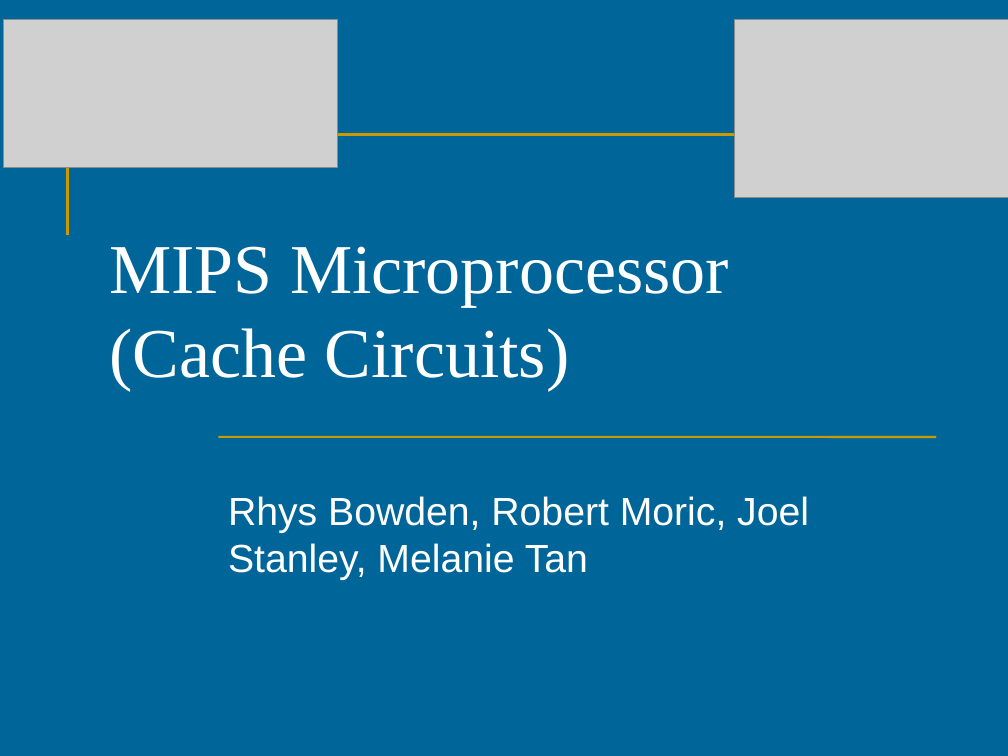
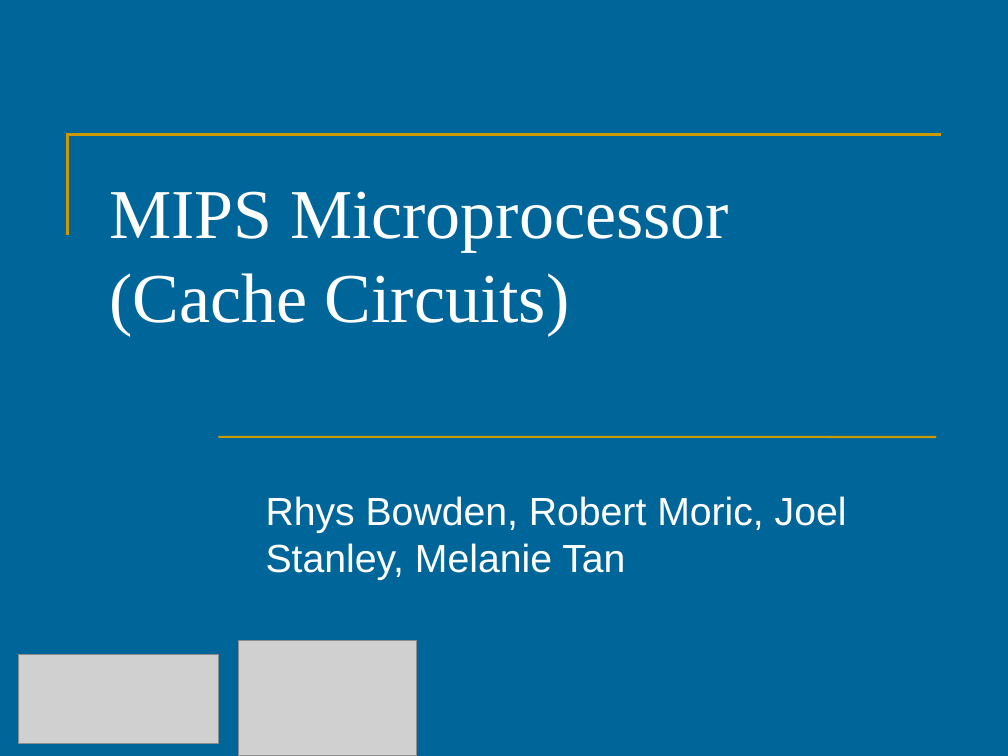
Before and after one commit to maikmerten/hmc-mips, a slide deck: slide 1 of uoa/doc/proposal-seminar.ppt. Drawn at 1008x756 pixels with LibreOffice and Linux fonts; fonts in the diff are those of the drawing; grey boxes stand for pictures. Boxes give left, top, right and bottom in pixels: in the first picture for what was removed or moved away, otherwise in the second. Text is boxed around its words. In the diff, an @@ line names an element or a change of style, - is before the commit and + after.

```diff
--- a/uoa/doc/proposal-seminar.ppt
+++ b/uoa/doc/proposal-seminar.ppt
@@ title "MIPS Microprocessor (Cache Circuits)": place and size @@
-title "MIPS Microprocessor (Cache Circuits)" at bbox=[109, 246, 729, 390]
+title "MIPS Microprocessor (Cache Circuits)" at bbox=[109, 191, 729, 335]
@@ subtitle "Rhys Bowden, Robert Moric, Joel ..." at bbox=[266, 496, 847, 580]: list level 1 to 2 in "Rhys Bowden, Robert Moric, Joel ..." @@
@@ picture: place and size @@
-picture at bbox=[4, 20, 338, 168]
+picture at bbox=[19, 655, 219, 744]
@@ picture: place and size @@
-picture at bbox=[734, 20, 1008, 199]
+picture at bbox=[238, 640, 416, 756]
```
Also in this commit, not shown: 10 other slides changed, 2 slides added, 1 other file.
